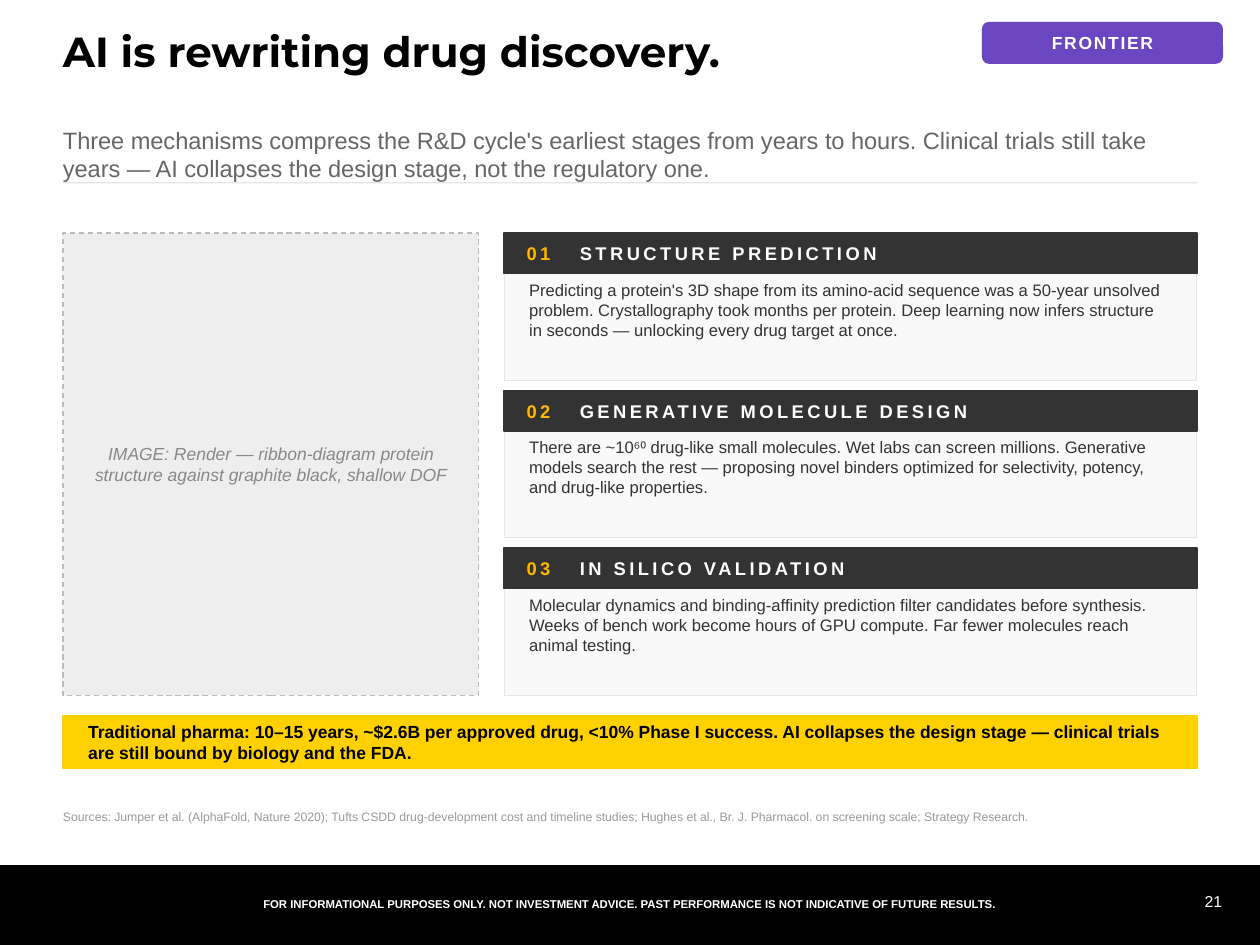
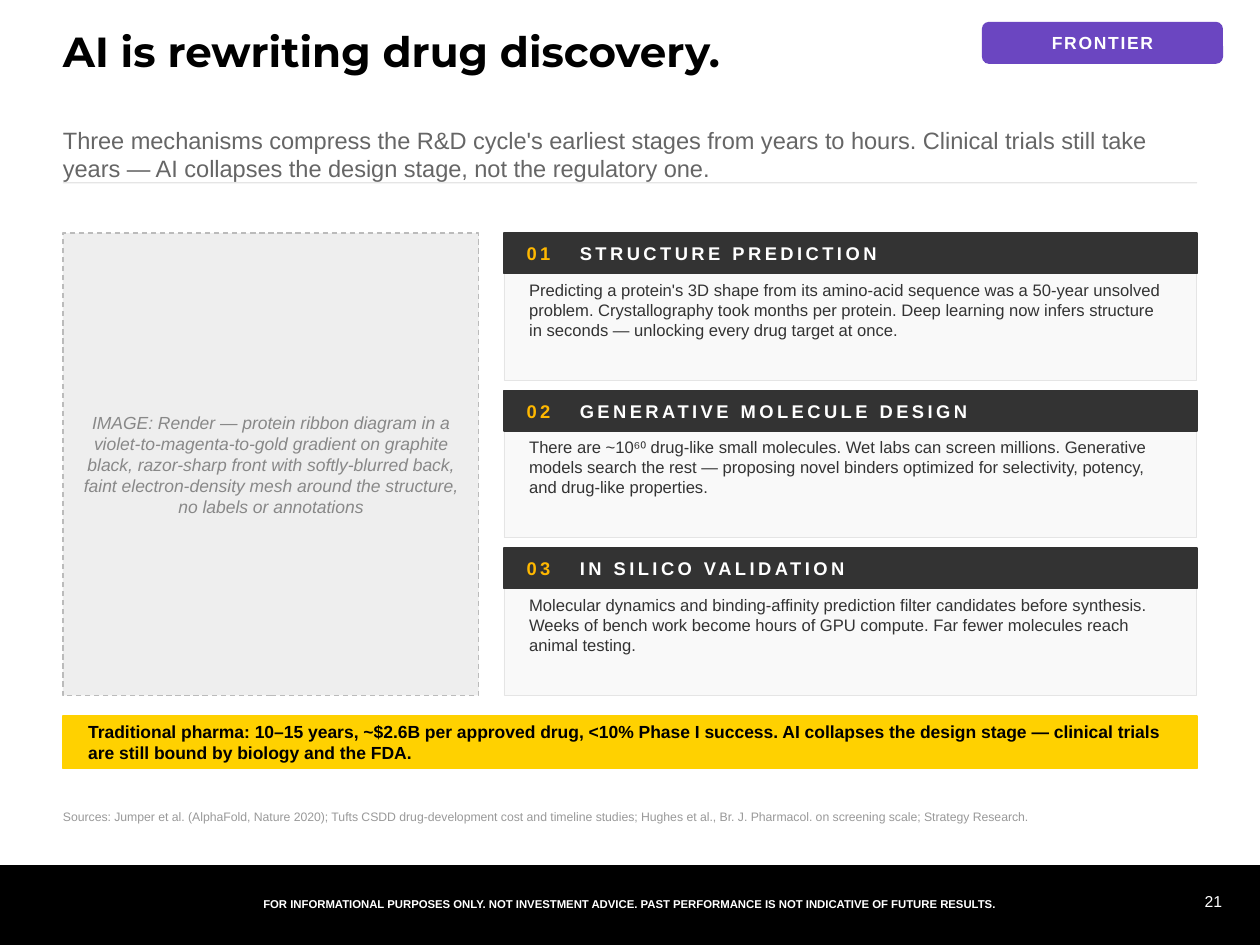
Before and after one commit to samuelcmcclellan-cell/ai-markets-deck, a slide deck: slide 21 of ai-markets-deck.pptx. Drawn at 1260x945 pixels with LibreOffice and Linux fonts; fonts in the diff are those of the drawing. Boxes give left, top, right and bottom in pixels: in the first picture for what was removed or moved away, otherwise in the second. Text is boxed around its words. In the diff, an @@ line names an element or a change of style, - is before the commit and + after.

```diff
--- a/ai-markets-deck.pptx
+++ b/ai-markets-deck.pptx
@@ text at [84, 416, 458, 513]: text changed @@
-IMAGE: Render — ribbon-diagram protein structure against graphite black, shallow DOF
+IMAGE: Render — protein ribbon diagram in a violet-to-magenta-to-gold gradient on graphite black, razor-sharp front with softly-blurred back, faint electron-density mesh around the structure, no labels or annotations
```
Also in this commit, not shown: 7 other slides changed, 10 other files.
